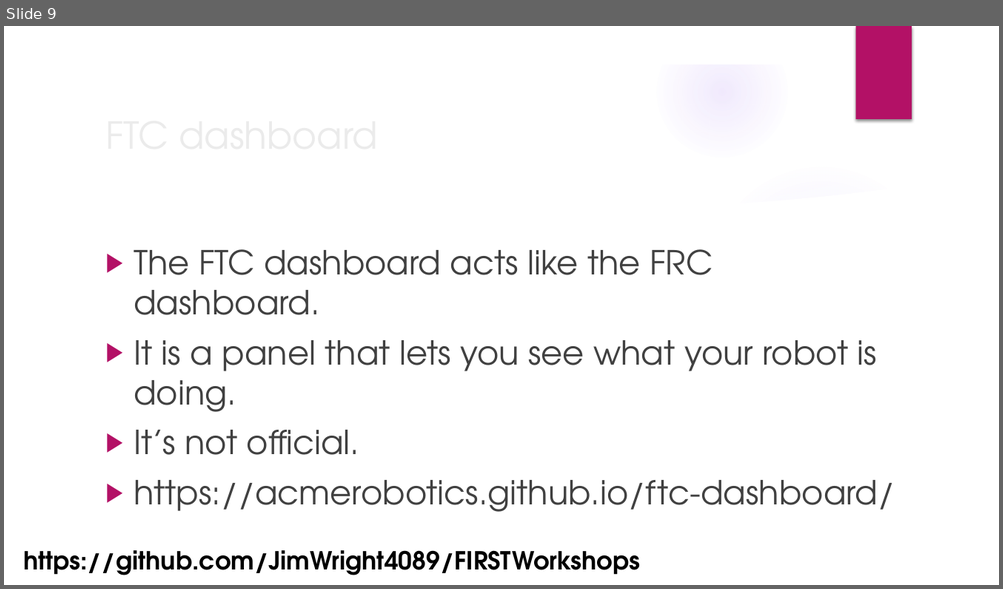
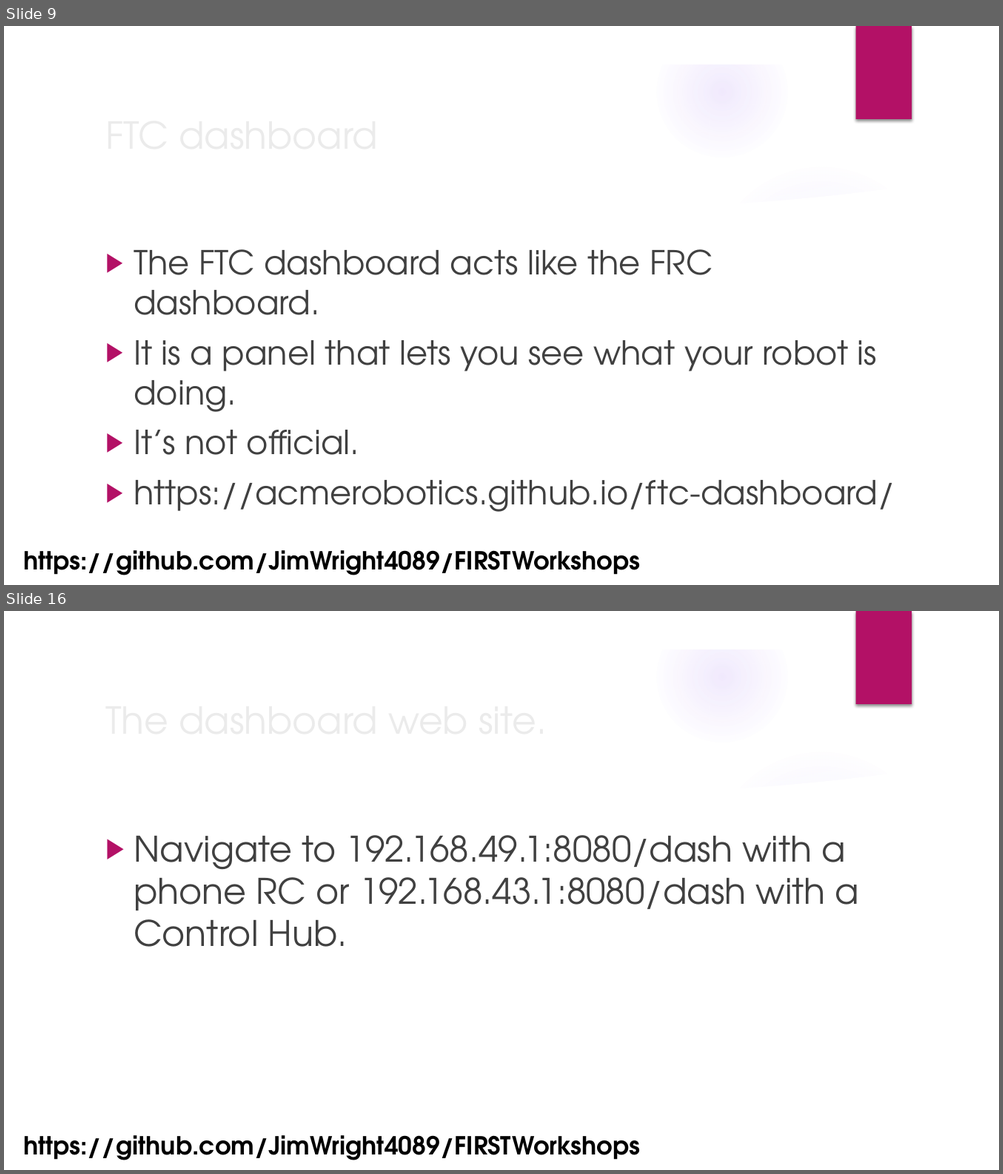
Before and after one commit to JimWright4089/FIRSTWorkshops, a slide deck: FTC/2022/Advanced FTC Code.pptx. Shown one above the other, each under a label of ours: slide 9 before the commit, slides 9 and 16 after it; the slides between them are not shown. The pictures are 1003x589 and 1003x1174 pixels, drawn with LibreOffice and Linux fonts; fonts in the diff are those of the drawing; background and template pictures are left out. Boxes give left, top, right and bottom in pixels: in the first picture for what was removed or moved away, otherwise in the second. Text is boxed around its words. In the diff, an @@ line names an element or a change of style, - is before the commit and + after.

```diff
--- a/FTC/2022/Advanced FTC Code.pptx
+++ b/FTC/2022/Advanced FTC Code.pptx
@@ slide 16 added at (x1=4, y1=611, x2=999, y2=1170), background picture (left out); not listed: 9 template elements that a slide beside it also shows @@
@@ title added at (x1=98, y1=690, x2=813, y2=748), 36 pt, text #EBEBEB @@
+The dashboard web site.
@@ text added at (x1=134, y1=835, x2=859, y2=947), 34 pt, text #404040 @@
+▶ Navigate to 192.168.49.1:8080/dash with a phone RC or 192.168.43.1:8080/dash with a Control Hub.
@@ text added at (x1=23, y1=1136, x2=640, y2=1161), 24 pt, text #000000, bold @@
+https://github.com/JimWright4089/FIRSTWorkshops
```
Also in this commit, not shown: 9 other slides added, 2 other files.
